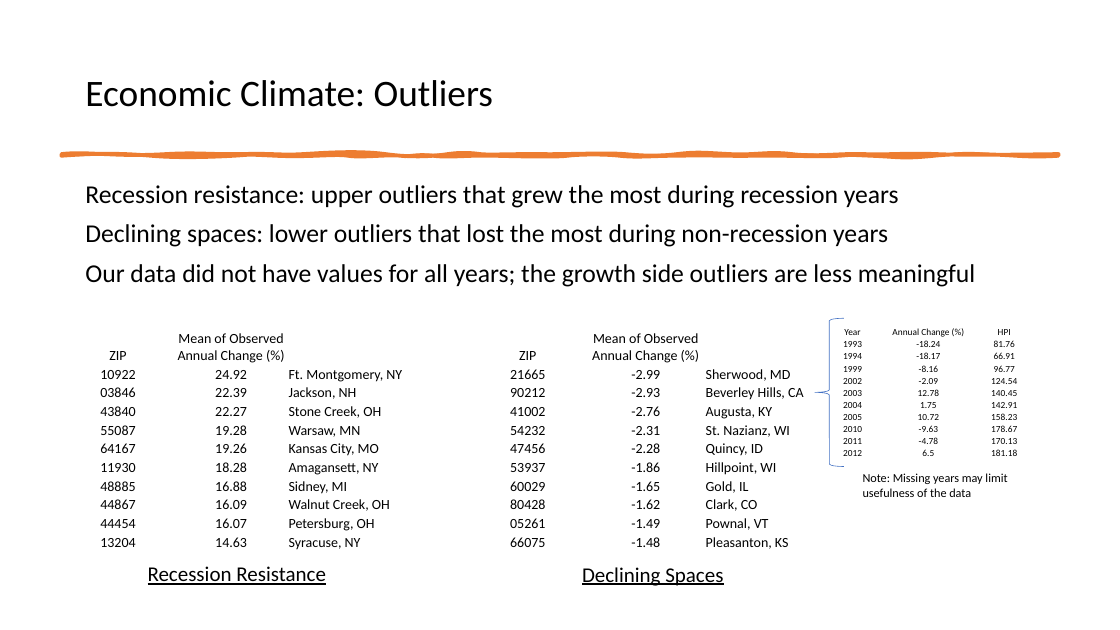
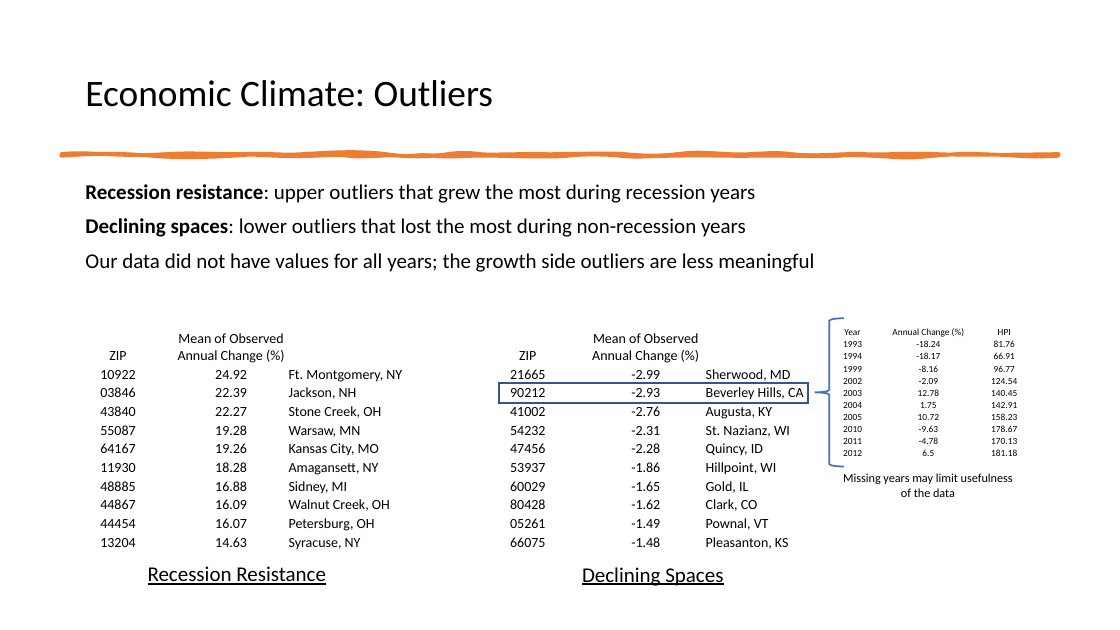
Before and after one commit to gmitt98/bootcamp-project-1, a slide deck: slide 11 of Project-Presentation.pptx (slide 10 before the commit). Drawn at 1120x630 pixels with LibreOffice and Linux fonts; fonts in the diff are those of the drawing. Boxes give left, top, right and bottom in pixels: in the first picture for what was removed or moved away, otherwise in the second. Text is boxed around its words. In the diff, an @@ line names an element or a change of style, - is before the commit and + after.

Commit message:
update to recession ppt

```diff
--- a/Project-Presentation.pptx
+++ b/Project-Presentation.pptx
@@ text "Recession resistance: upper outliers that ..." at (x1=85, y1=184, x2=814, y2=272): size 22 to 18 pt; bold on in "Recession resistance:", "Declining spaces:" @@
@@ left brace at (x1=815, y1=318, x2=844, y2=466): outline #4472C4 0.5 pt to #4472C4 1.5 pt @@
@@ rectangle added at (x1=499, y1=383, x2=807, y2=403), outline #325491 1.5 pt @@
@@ text at (x1=843, y1=473, x2=1013, y2=497): text changed @@
-Note: Missing years may limit usefulness of the data
+Missing years may limit usefulness of the data
```
Also in this commit, not shown: 1 other slide changed, 1 slide added, 1 other file.
